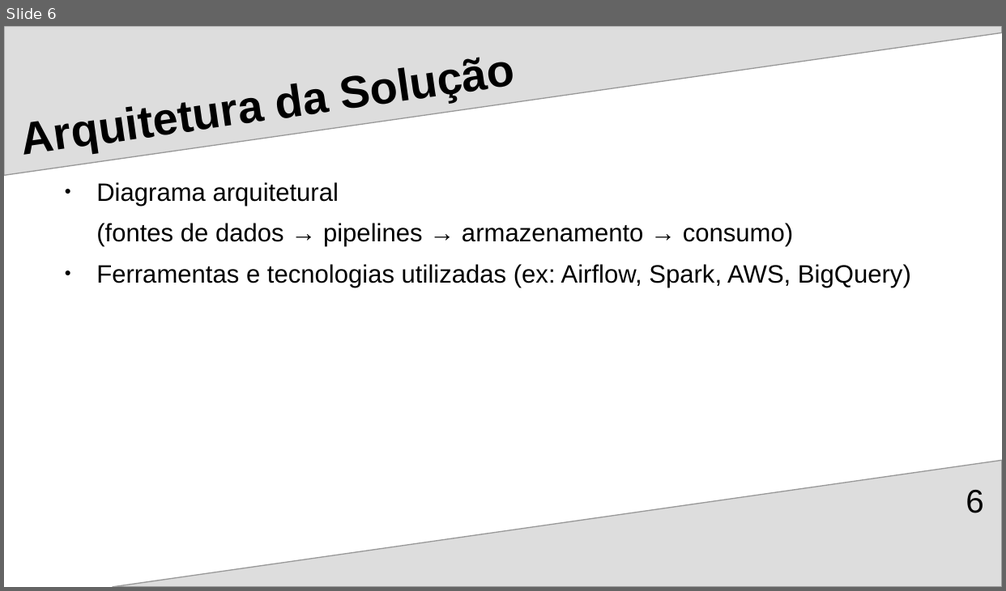
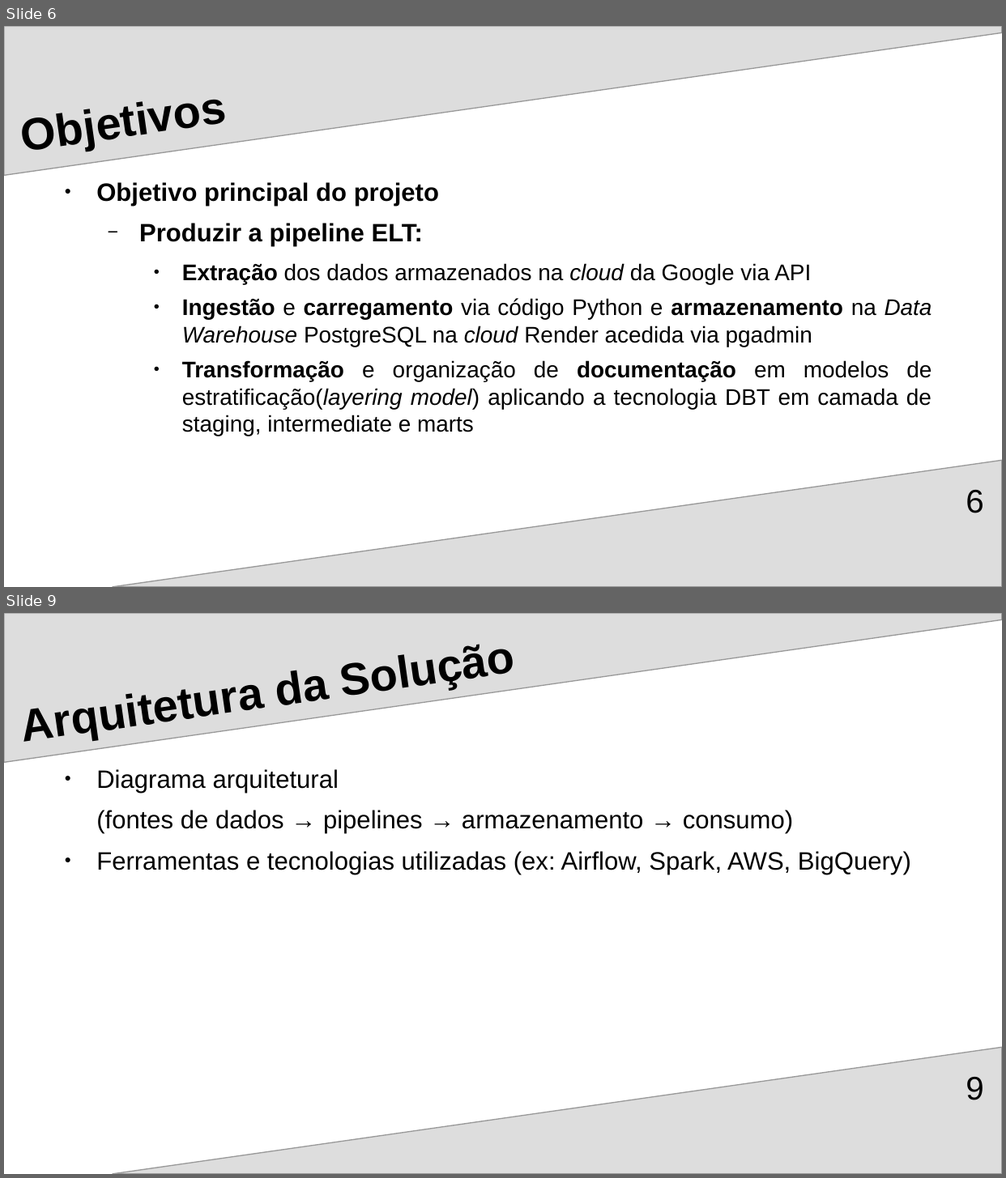
Before and after one commit to Ricardo-Santo/EDIT_DE_Applied_Project, a slide deck: RegTech/docs/DE_Project_Presentation_2025.odp. Shown one above the other, each under a label of ours: slide 6 before the commit, slides 6 and 9 after it; the slides between them are not shown. The pictures are 1006x591 and 1006x1178 pixels, drawn with LibreOffice and Linux fonts; fonts in the diff are those of the drawing. Boxes give left, top, right and bottom in pixels: in the first picture for what was removed or moved away, otherwise in the second. Text is boxed around its words. In the diff, an @@ line names an element or a change of style, - is before the commit and + after.

```diff
--- a/RegTech/docs/DE_Project_Presentation_2025.odp
+++ b/RegTech/docs/DE_Project_Presentation_2025.odp
@@ slide 6 added at box(4, 26, 1002, 587), background #FFFFFF; not listed: 2 template elements that a slide beside it also shows @@
@@ title added at box(15, 26, 910, 180), 36 pt, text #000000, bold @@
+Objetivos
@@ text added at box(96, 182, 932, 436), 18 pt, text #000000 @@
+● Objetivo principal do projeto
+  − Produzir a pipeline ELT:
+    ● Extração dos dados armazenados na cloud da Google via API
+    ● Ingestão e carregamento via código Python e armazenamento na Data Warehouse PostgreSQL na cloud Render acedida via pgadmin
+    ● Transformação e organização de documentação em modelos de estratificação(layering model) aplicando a tecnologia DBT em camada de staging, intermediate e marts
@@ page number added at box(965, 490, 983, 514), 26 pt, text #000000 @@
+6
@@ what was slide 6 is now slide 9 @@
@@ page number at box(965, 1077, 983, 1101): text changed @@
-6
+9
```
Also in this commit, not shown: 3 slides changed, 3 other slides added, 1 slide removed.
